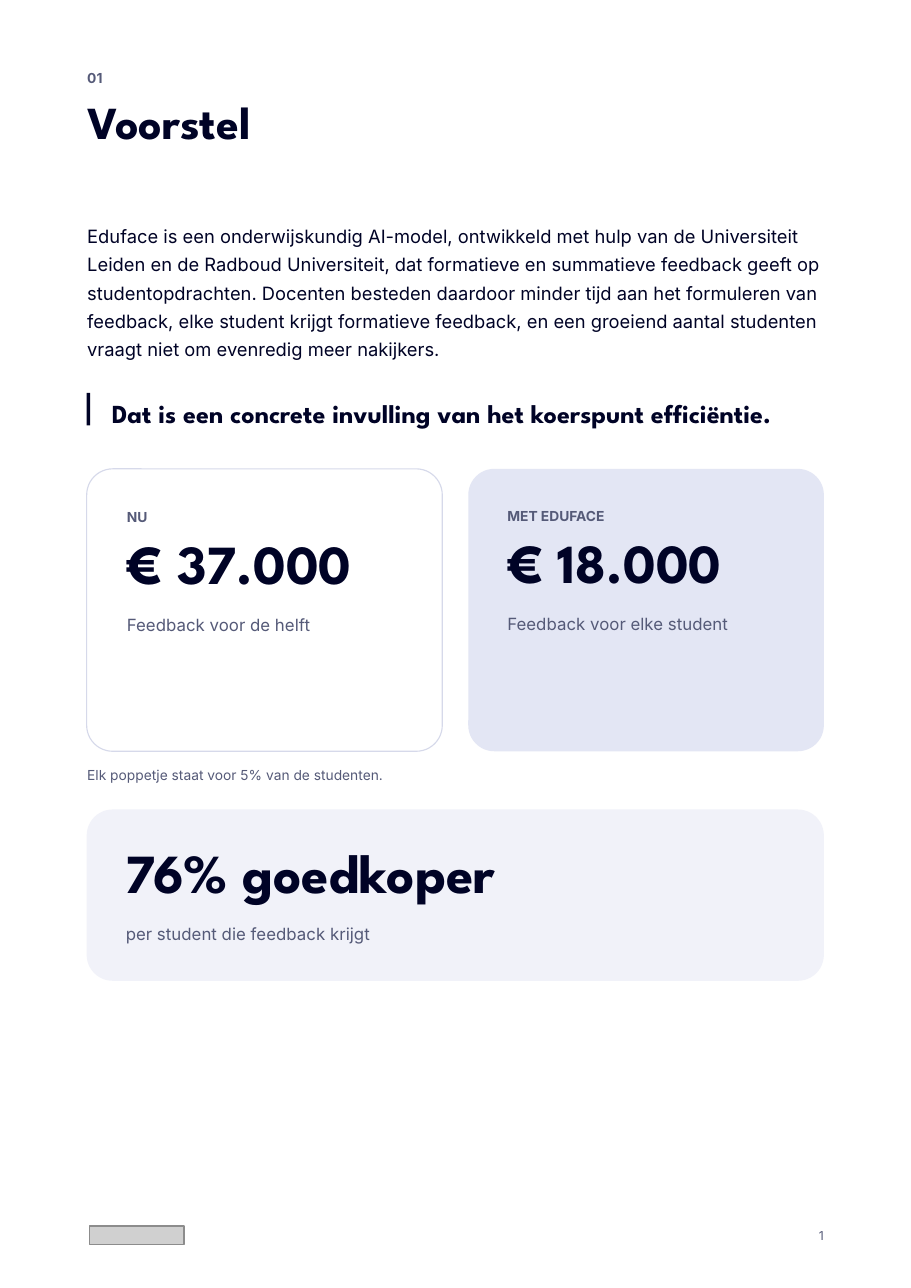
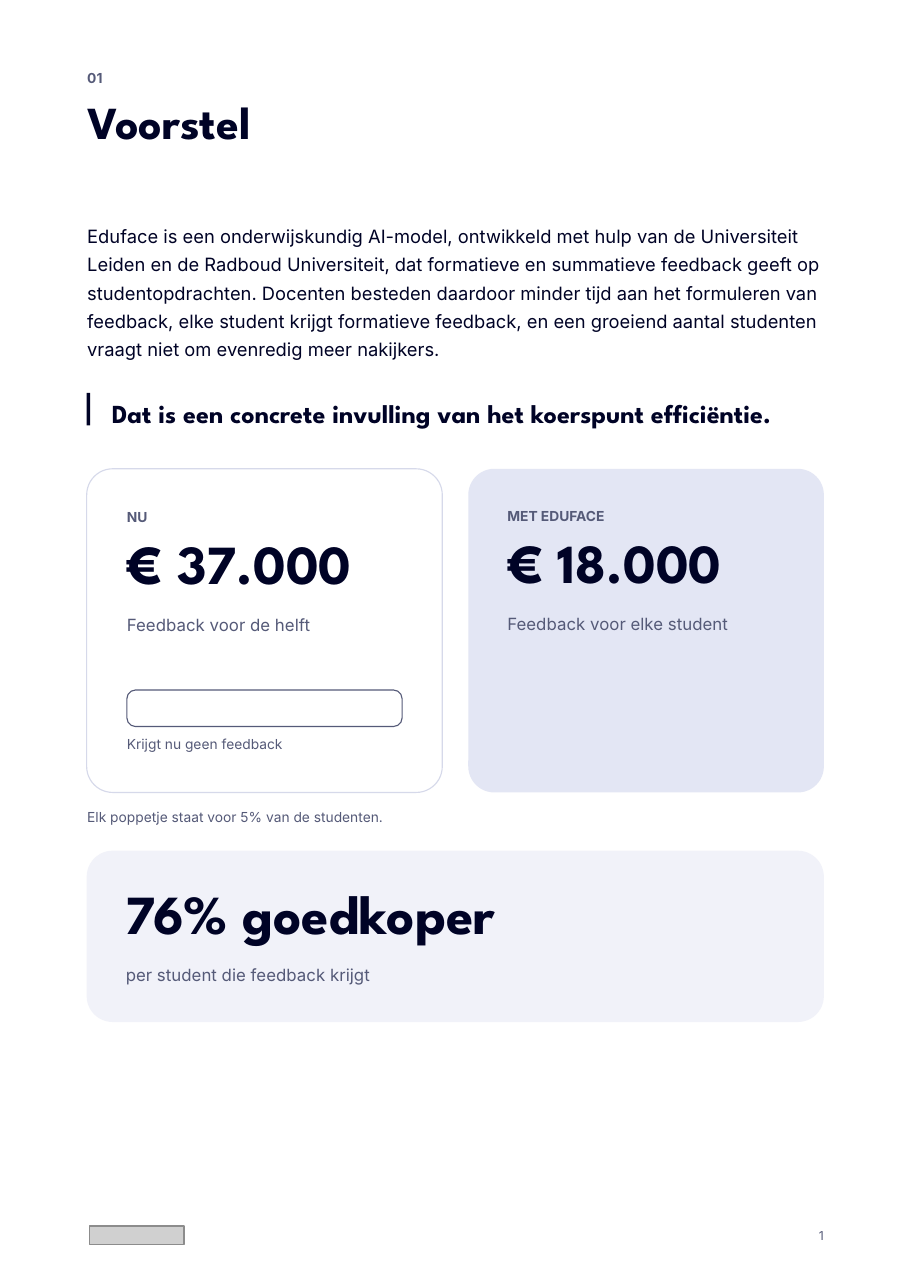
Before and after one commit to Dante-Eduface/Claude, a slide deck: slide 1 of Design/Concepts/document/eduface-document-bewerkbaar.pptx. Drawn at 911x1288 pixels with LibreOffice and Linux fonts; fonts in the diff are those of the drawing; grey boxes stand for pictures; background and template pictures are left out. Boxes give left, top, right and bottom in pixels: in the first picture for what was removed or moved away, otherwise in the second. Text is boxed around its words. In the diff, an @@ line names an element or a change of style, - is before the commit and + after.

```diff
--- a/Design/Concepts/document/eduface-document-bewerkbaar.pptx
+++ b/Design/Concepts/document/eduface-document-bewerkbaar.pptx
@@ rounded rectangle: place and size @@
-rounded rectangle at <box>87,469,443,752</box>
+rounded rectangle at <box>87,469,443,793</box>
@@ rounded rectangle at <box>87,469,443,793</box>: proportions changed @@
@@ rounded rectangle at <box>468,469,824,793</box>: proportions changed @@
@@ rounded rectangle: place and size @@
-rounded rectangle at <box>468,469,824,752</box>
+rounded rectangle at <box>468,469,824,793</box>
@@ rounded rectangle added at <box>127,691,402,727</box>, outline #555A78 0.75 pt @@
@@ text added at <box>127,738,283,752</box>, 9 pt, text #555A78 @@
+Krijgt nu geen feedback
@@ 3 texts, 1 rounded rectangle: place and size @@
-3 texts, 1 rounded rectangle at <box>87,770,824,982</box>
+3 texts, 1 rounded rectangle at <box>87,812,824,1023</box>
```
Also in this commit, not shown: 15 other files.
